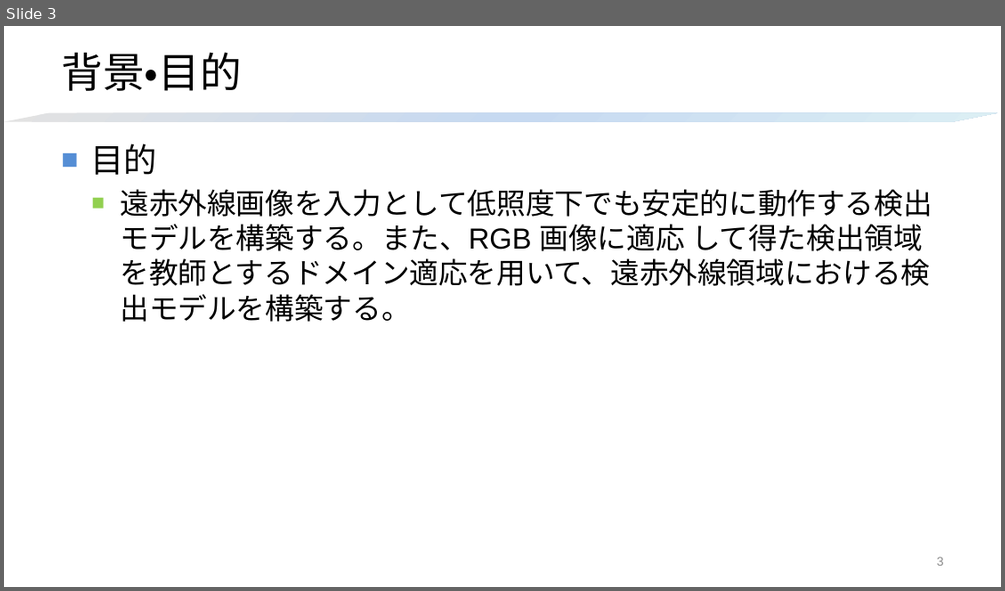
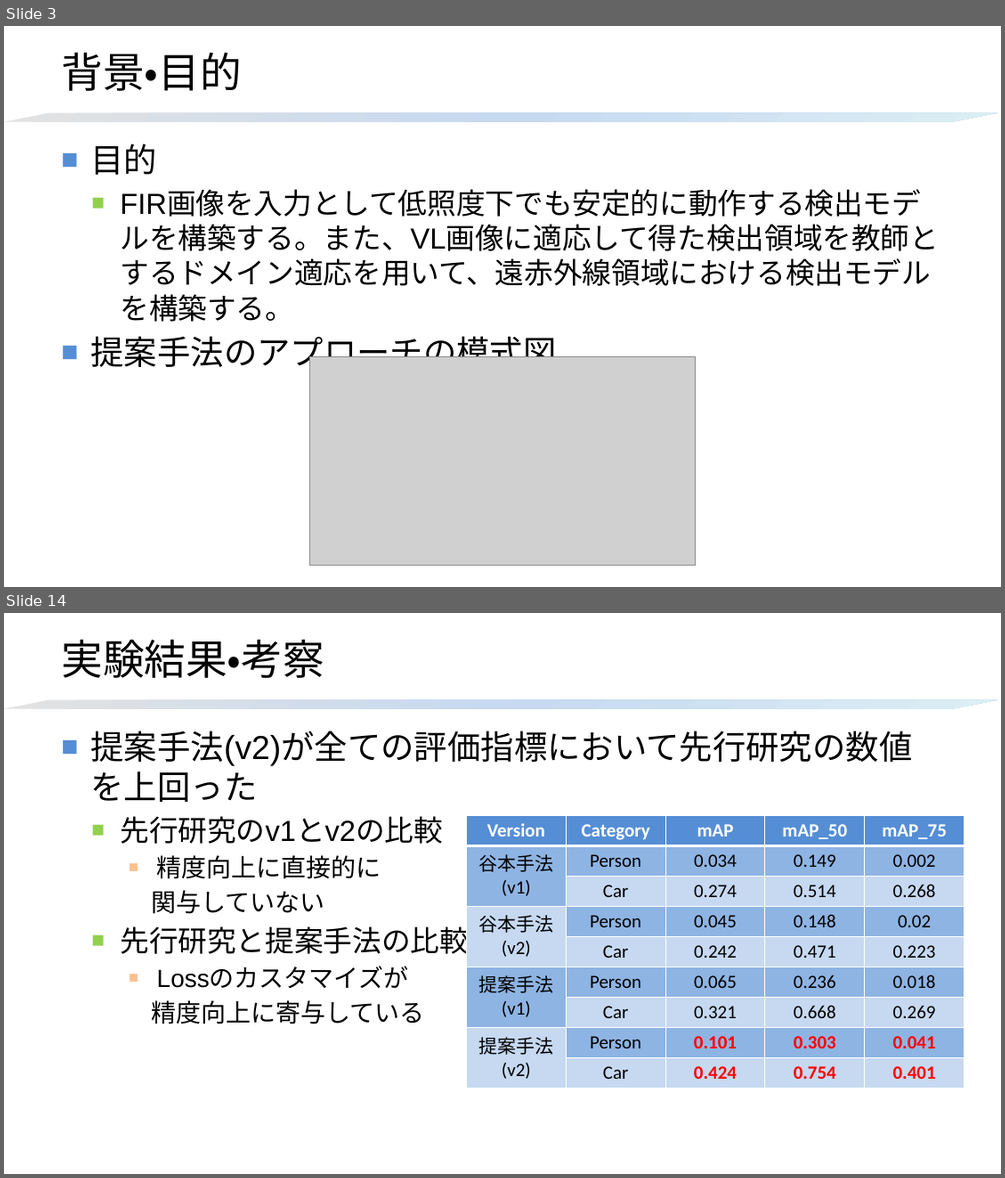
Before and after one commit to HagiriMigita/MDLab, a slide deck: kato.t2.pptx. Shown one above the other, each under a label of ours: slide 3 before the commit, slides 3 and 14 after it; the slides between them are not shown. The pictures are 1005x591 and 1005x1178 pixels, drawn with LibreOffice and Linux fonts; fonts in the diff are those of the drawing; grey boxes stand for pictures. Boxes give left, top, right and bottom in pixels: in the first picture for what was removed or moved away, otherwise in the second. Text is boxed around its words. In the diff, an @@ line names an element or a change of style, - is before the commit and + after.

```diff
--- a/kato.t2.pptx
+++ b/kato.t2.pptx
@@ slide 14 added at (x1=4, y1=613, x2=1001, y2=1174), background #FFFFFF; not listed: 1 template element that a slide beside it also shows @@
@@ title added at (x1=61, y1=639, x2=324, y2=678), 40 pt, text #000000 @@
+実験結果・考察
@@ text added at (x1=91, y1=730, x2=913, y2=1024), 24 pt, text #000000 @@
+■ 提案手法(v2)が全ての評価指標において先行研究の数値を上回った
+  ■ 先行研究のv1とv2の比較
+    ■ 精度向上に直接的に
+    関与していない
+  ■ 先行研究と提案手法の比較
+    ■ Lossのカスタマイズが
+    精度向上に寄与している
@@ table added at (x1=466, y1=815, x2=963, y2=1088), 9 rows, 5 columns @@
+Version | Category | mAP | mAP_50 | mAP_75
+谷本手法(v1) | Person | 0.034 | 0.149 | 0.002
+ | Car | 0.274 | 0.514 | 0.268
+谷本手法 (v2) | Person | 0.045 | 0.148 | 0.02
+ | Car | 0.242 | 0.471 | 0.223
+提案手法 / (v1) | Person | 0.065 | 0.236 | 0.018
+ | Car | 0.321 | 0.668 | 0.269
+提案手法 / (v2) | Person | 0.101 | 0.303 | 0.041
+ | Car | 0.424 | 0.754 | 0.401
@@ slide 3 changed as well @@
@@ text at (x1=91, y1=224, x2=938, y2=373): text changed @@
-  ■ 遠赤外線画像を入力として低照度下でも安定的に動作する検出モデルを構築する。また、RGB 画像に適応 して得た検出領域を教師とするドメイン適応を用いて、遠赤外線領域における検出モデルを構築する。
+  ■ FIR画像を入力として低照度下でも安定的に動作する検出モデルを構築する。また、VL画像に適応して得た検出領域を教師とするドメイン適応を用いて、遠赤外線領域における検出モデルを構築する。
+■ 提案手法のアプローチの模式図
@@ picture added at (x1=309, y1=356, x2=695, y2=565) @@
@@ page number removed at (x1=937, y1=556, x2=944, y2=565) @@
-3
```
Also in this commit, not shown: 2 other slides changed, 12 other slides added, 3 slides removed, 10 other files.
